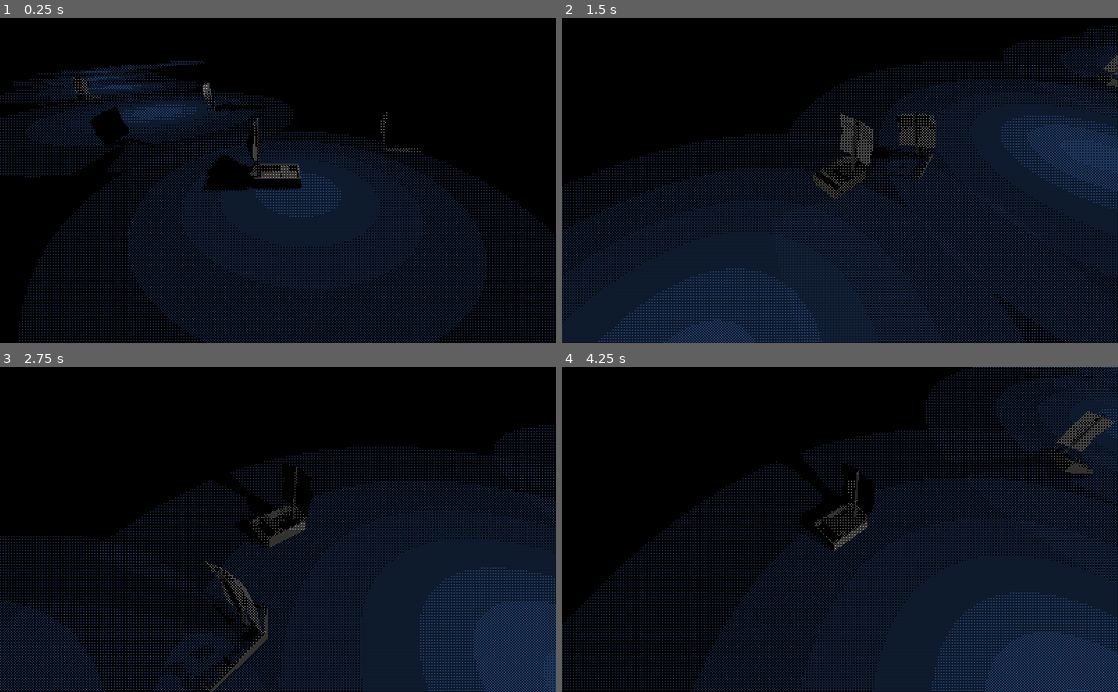
Above: before the commit, frames 1-4 (two rows, left to right).
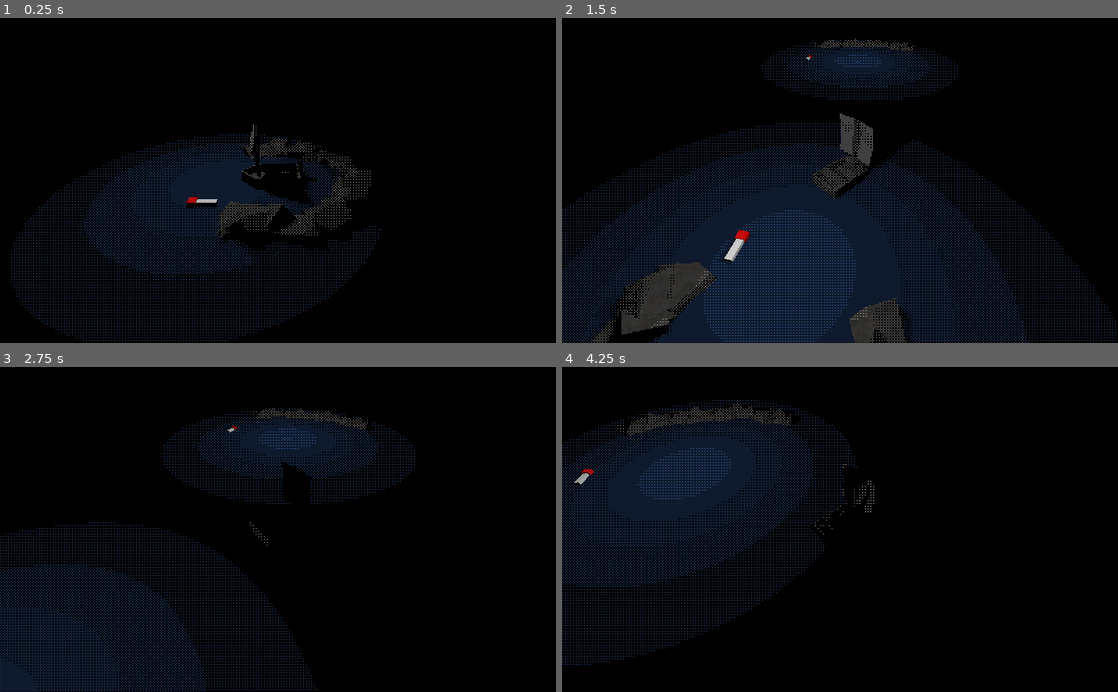
Above: after the commit, the same moments.

Repository: creikey/sailing
Game: Godot game, scene res://Main.tscn
Same seed, same stepped clock (60 frames per second), same inputs: the game is played once before the commit and once after it. The engine's default icon, where the game draws it, is replaced by a stand-in: a white triangle on a blue panel in a dark square.
Inputs (mouse positions are in pixels of both pictures, inside the frame that each line leads up to):
- Up to frame 1 (0.25 s): no input
- Up to frame 2 (1.5 s): tap Enter at 0.5 s; move the mouse to (962, 164) at 0.52 s; hold D (g_right) 0.53-1.28 s; hold Mouse wheel up (g_zoom_in) 0.53-1.28 s; click (962, 164) at 0.67 s; move the mouse to (812, 180) at 1.27 s; hold A (g_left) from 1.28 s (still down); tap Mouse wheel down (g_zoom_out) at 1.35 s
- Up to frame 3 (2.75 s): move the mouse to (289, 523) at 2.02 s; release A (g_left) at 2.03 s; hold D (g_right) from 2.03 s (still down); hold Mouse wheel up (g_zoom_in) from 2.03 s (still down)
- Up to frame 4 (4.25 s): move the mouse to (834, 536) at 2.77 s; release Mouse wheel up (g_zoom_in) at 2.78 s; tap Mouse wheel down (g_zoom_out) at 2.85 s; click (834, 536) at 2.92 s; move the mouse to (878, 532) at 3.52 s; release D (g_right) at 3.53 s; hold A (g_left) from 3.53 s (still down); hold Mouse wheel up (g_zoom_in) from 3.53 s (still down)

The runs differ from the first frame. In frame 1, 6.5% of the frame differs, in the area x 0-100%, y 13-100%; in frame 2, 9.6%; in frame 3, 11%; in frame 4, 13%, in the area x 0-100%, y 0-100%.

Commit message:
Vastly improve snake encounter and add snake sounds

Diff:
--- a/src/BrokenSailboat.tscn
+++ b/src/BrokenSailboat.tscn
@@ -1,5 +1,28 @@
-[gd_scene load_steps=2 format=2]
+[gd_scene load_steps=6 format=2]
 
 [ext_resource path="res://SailboatMesh.tscn" type="PackedScene" id=1]
+[ext_resource path="res://SailboatMesh.gd" type="Script" id=2]
 
-[node name="BrokenSailboat" instance=ExtResource( 1 )]
+[sub_resource type="OpenSimplexNoise" id=1]
+period = 6.9
+
+[sub_resource type="BoxShape" id=6]
+extents = Vector3( 1.88003, 0.560957, 1.30147 )
+
+[sub_resource type="BoxShape" id=7]
+extents = Vector3( 0.108159, 2.16648, 0.133129 )
+
+[node name="BrokenSailboat" type="Spatial"]
+script = ExtResource( 2 )
+_wind_noise = SubResource( 1 )
+
+[node name="StaticBody" type="StaticBody" parent="."]
+
+[node name="CollisionShape" type="CollisionShape" parent="StaticBody"]
+shape = SubResource( 6 )
+
+[node name="CollisionShape2" type="CollisionShape" parent="StaticBody"]
+transform = Transform( 1, 0, 0, 0, 1, 0, 0, 0, 1, 1.61561, 2.58615, 0 )
+shape = SubResource( 7 )
+
+[node name="SailboatMesh" parent="." instance=ExtResource( 1 )]
--- a/src/Level.tscn
+++ b/src/Level.tscn
@@ -7,10 +7,10 @@
 [ext_resource path="res://WindDirectionIndicator.gd" type="Script" id=5]
 [ext_resource path="res://LightSwitch.tscn" type="PackedScene" id=6]
 [ext_resource path="res://SnakeLane.gd" type="Script" id=7]
-[ext_resource path="res://SailboatMesh.tscn" type="PackedScene" id=8]
+[ext_resource path="res://BrokenSailboat.tscn" type="PackedScene" id=8]
 
 [sub_resource type="PlaneMesh" id=1]
-size = Vector2( 1000, 1000 )
+size = Vector2( 2500, 2500 )
 
 [sub_resource type="CubeMesh" id=2]
 size = Vector3( 2, 0.5, 0.5 )
@@ -166,53 +166,121 @@
 [node name="LanternLight" parent="SnakeLane" instance=ExtResource( 2 )]
 transform = Transform( 1, 0, 0, 0, 1, 0, 0, 0, 1, -5.47176, 8.69951, 0.122147 )
 omni_range = 29.9348
+off = true
+
+[node name="BrokenSailboat" parent="SnakeLane/LanternLight" instance=ExtResource( 8 )]
+transform = Transform( 0.634966, 0.0824144, -0.768132, 0.73701, 0.233445, 0.634287, 0.231591, -0.968871, 0.0874899, 4.16734, -10.9293, -9.09399 )
 
 [node name="LanternLight2" parent="SnakeLane" instance=ExtResource( 2 )]
 transform = Transform( 1, 0, 0, 0, 1, 0, 0, 0, 1, -41.2745, 8.69951, 0.122143 )
 shadow_bias = 0.45
 shadow_contact = 0.18
+off = true
+
+[node name="BrokenSailboat2" parent="SnakeLane/LanternLight2" instance=ExtResource( 8 )]
+transform = Transform( 0.0743252, -0.296907, 0.95201, 0.986917, -0.115064, -0.112936, 0.143074, 0.947949, 0.28447, 9.99057, -10.9293, 12.0961 )
+
+[node name="BrokenSailboat3" parent="SnakeLane/LanternLight2" instance=ExtResource( 8 )]
+transform = Transform( 0.255089, -0.962504, 0.0922864, 0.917795, 0.271059, 0.290138, -0.304274, 0.0106887, 0.952525, 2.00497, -10.9293, -13.6172 )
 
 [node name="LanternLight3" parent="SnakeLane" instance=ExtResource( 2 )]
 transform = Transform( 1, 0, 0, 0, 1, 0, 0, 0, 1, -82.8819, 8.69951, 0.122143 )
 shadow_bias = 0.45
 shadow_contact = 0.18
+off = true
+
+[node name="BrokenSailboat3" parent="SnakeLane/LanternLight3" instance=ExtResource( 8 )]
+transform = Transform( 0.255089, -0.962504, 0.0922864, 0.917795, 0.271059, 0.290138, -0.304274, 0.0106887, 0.952525, 2.00497, -10.9293, -13.6172 )
+
+[node name="BrokenSailboat4" parent="SnakeLane/LanternLight3" instance=ExtResource( 8 )]
+transform = Transform( 0.904156, -0.425844, -0.0340356, 0.343248, 0.771592, -0.535563, 0.254328, 0.47255, 0.84381, 6.40332, -10.4041, 14.5595 )
+
+[node name="BrokenSailboat5" parent="SnakeLane/LanternLight3" instance=ExtResource( 8 )]
+transform = Transform( 0.358109, -0.379185, 0.853216, 0.285971, -0.825359, -0.486831, 0.888807, 0.418334, -0.187133, -6.73969, -7.94344, 9.11136 )
 
 [node name="LanternLight4" parent="SnakeLane" instance=ExtResource( 2 )]
 transform = Transform( 1, 0, 0, 0, 1, 0, 0, 0, 1, -117.344, 8.69951, 0.122143 )
 shadow_bias = 0.45
 shadow_contact = 0.18
+off = true
+
+[node name="BrokenSailboat5" parent="SnakeLane/LanternLight4" instance=ExtResource( 8 )]
+transform = Transform( 0.94554, 0.325486, 0.00360379, 0.285971, -0.825359, -0.486831, -0.155482, 0.461349, -0.873489, -6.73969, -7.94344, 9.11136 )
+
+[node name="BrokenSailboat6" parent="SnakeLane/LanternLight4" instance=ExtResource( 8 )]
+transform = Transform( 0.941748, 0.148228, 0.301894, 0.285971, -0.825359, -0.486831, 0.177009, 0.544805, -0.819668, 6.05984, -7.88466, -8.84628 )
+
+[node name="BrokenSailboat7" parent="SnakeLane/LanternLight4" instance=ExtResource( 8 )]
+transform = Transform( 0.948215, -0.214086, -0.234641, -0.268627, -0.146308, -0.952069, 0.169494, 0.965796, -0.196241, 11.5637, -8.06871, 7.89153 )
 
 [node name="LanternLight5" parent="SnakeLane" instance=ExtResource( 2 )]
-transform = Transform( 1, 0, 2.98023e-08, 0, 1, 0, -2.98023e-08, 0, 1, -158.649, 8.69951, -5.99619 )
-shadow_bias = 0.45
-shadow_contact = 0.18
+transform = Transform( 1, 0, 2.98023e-08, 0, 1, 0, -2.98023e-08, 0, 1, -162.729, 8.69951, -5.21689 )
+shadow_bias = 0.45
+shadow_contact = 0.18
+off = true
+
+[node name="BrokenSailboat5" parent="SnakeLane/LanternLight5" instance=ExtResource( 8 )]
+transform = Transform( 0.358109, -0.379185, 0.853216, 0.285971, -0.825359, -0.486831, 0.888807, 0.418334, -0.187133, 6.56137, -7.94344, 10.0713 )
+
+[node name="BrokenSailboat6" parent="SnakeLane/LanternLight5" instance=ExtResource( 8 )]
+transform = Transform( 0.716194, 0.0915675, -0.691869, 0.267268, -0.951766, 0.150701, -0.644697, -0.292846, -0.706122, 5.23138, -7.94344, -4.67406 )
+
+[node name="BrokenSailboat7" parent="SnakeLane/LanternLight5" instance=ExtResource( 8 )]
+transform = Transform( -0.177583, -0.20236, -0.963077, 0.267268, -0.951766, 0.150701, -0.947118, -0.230638, 0.223103, 1.56555, -8.30304, -17.4186 )
 
 [node name="LanternLight6" parent="SnakeLane" instance=ExtResource( 2 )]
-transform = Transform( 1, 0, 2.98023e-08, 0, 1, 0, -2.98023e-08, 0, 1, -189.58, 8.69951, -28.8168 )
-shadow_bias = 0.45
-shadow_contact = 0.18
+transform = Transform( 1, 0, 2.98023e-08, 0, 1, 0, -2.98023e-08, 0, 1, -189.223, 8.69951, 29.1053 )
+shadow_bias = 0.45
+shadow_contact = 0.18
+off = true
+
+[node name="BrokenSailboat7" parent="SnakeLane/LanternLight6" instance=ExtResource( 8 )]
+transform = Transform( -0.835752, -0.472421, -0.279889, 0.478195, -0.876719, 0.051906, -0.269905, -0.090461, 0.958629, -11.6102, -8.94252, -13.94 )
+
+[node name="BrokenSailboat8" parent="SnakeLane/LanternLight6" instance=ExtResource( 8 )]
+transform = Transform( -0.248879, -0.25394, 0.934654, 0.40947, -0.90212, -0.136068, 0.877721, 0.348848, 0.328499, 0.358063, -8.94252, 0.560547 )
+
+[node name="BrokenSailboat9" parent="SnakeLane/LanternLight6" instance=ExtResource( 8 )]
+transform = Transform( -0.310734, 0.065344, 0.94825, -0.0414316, -0.997618, 0.0551695, 0.949594, -0.0221442, 0.312701, -5.83731, -6.96369, -8.12 )
+
+[node name="BrokenSailboat10" parent="SnakeLane/LanternLight6" instance=ExtResource( 8 )]
+transform = Transform( -0.462622, -0.422653, 0.779326, 0.713238, -0.69954, 0.0440081, 0.526569, 0.576202, 0.625075, 9.76755, -8.65861, 9.46933 )
+
+[node name="BrokenSailboat11" parent="SnakeLane/LanternLight6" instance=ExtResource( 8 )]
+transform = Transform( -0.181008, -0.24448, -0.952612, 0.713238, -0.69954, 0.0440081, -0.677148, -0.671472, 0.300995, 15.2124, -8.29665, 14.6265 )
 
 [node name="LanternLight7" parent="SnakeLane" instance=ExtResource( 2 )]
-transform = Transform( 1, 0, 2.98023e-08, 0, 1, 0, -2.98023e-08, 0, 1, -210.179, 8.69951, -66.4639 )
-shadow_bias = 0.45
-shadow_contact = 0.18
+transform = Transform( 1, 0, 2.98023e-08, 0, 1, 0, -2.98023e-08, 0, 1, -222.558, 8.69951, 64.6925 )
+shadow_bias = 0.45
+shadow_contact = 0.18
+off = true
 
 [node name="LanternLight8" parent="SnakeLane" instance=ExtResource( 2 )]
-transform = Transform( 1, 0, 2.98023e-08, 0, 1, 0, -2.98023e-08, 0, 1, -256.671, 8.69951, -90.749 )
-shadow_bias = 0.45
-shadow_contact = 0.18
-
-[node name="SailboatMesh" parent="SnakeLane" instance=ExtResource( 8 )]
-transform = Transform( -0.859438, -0.226318, -0.458418, -0.101546, 0.954381, -0.280794, 0.501054, -0.194774, -0.843213, -4.40396, -0.474349, -15.3661 )
-
-[node name="SailboatMesh2" parent="SnakeLane" instance=ExtResource( 8 )]
-transform = Transform( -0.861927, 0.201445, -0.465299, 0.0903859, 0.964035, 0.249933, 0.498913, 0.173368, -0.849135, -24.8125, -0.474348, 7.77432 )
-
-[node name="SailboatMesh3" parent="SnakeLane" instance=ExtResource( 8 )]
-transform = Transform( 0.00554517, -0.26922, -0.963063, -0.0970899, 0.958382, -0.268471, 0.995261, 0.0949923, -0.0208242, -36.6299, 0.126247, -10.14 )
-
-[node name="SailboatMesh4" parent="SnakeLane" instance=ExtResource( 8 )]
-transform = Transform( -0.761071, -0.245317, -0.600493, -0.0970899, 0.958382, -0.268471, 0.641363, -0.146024, -0.753215, -66.4887, -0.0112629, 7.89484 )
+transform = Transform( 1, 0, 2.98023e-08, 0, 1, 0, -2.98023e-08, 0, 1, -272.09, 8.69951, 120.064 )
+shadow_bias = 0.45
+shadow_contact = 0.18
+off = true
+
+[node name="LanternLight9" parent="SnakeLane" instance=ExtResource( 2 )]
+transform = Transform( 1, 0, 2.98023e-08, 0, 1, 0, -2.98023e-08, 0, 1, -348.477, 8.69951, 208.822 )
+shadow_bias = 0.45
+shadow_contact = 0.18
+off = true
+
+[node name="LanternLight10" parent="SnakeLane" instance=ExtResource( 2 )]
+transform = Transform( 1, 0, 2.98023e-08, 0, 1, 0, -2.98023e-08, 0, 1, -435.772, 8.69951, 310.255 )
+shadow_bias = 0.45
+shadow_contact = 0.18
+off = true
+
+[node name="LanternLight11" parent="SnakeLane" instance=ExtResource( 2 )]
+transform = Transform( 1, 0, 2.98023e-08, 0, 1, 0, -2.98023e-08, 0, 1, -519.558, 8.69951, 408.905 )
+shadow_bias = 0.45
+shadow_contact = 0.18
+off = true
+
+[node name="Snake" parent="SnakeLane" instance=ExtResource( 4 )]
+transform = Transform( -0.778637, -0.0118269, -0.627362, 1.64779e-09, 0.999822, -0.0188484, 0.627474, -0.0146761, -0.778499, -120.617, -5.32101, -27.3707 )
 
 [node name="Rocks" type="Spatial" parent="."]
 
@@ -350,11 +418,8 @@
 [node name="Rock4" parent="Rocks/RockGroup5" instance=ExtResource( 3 )]
 transform = Transform( -0.833498, -0.016655, 0.552271, 0.190223, -0.94709, 0.258527, 0.518744, 0.320537, 0.792566, 6.87302, -0.0241094, 0.272573 )
 
+[node name="Spawnpoint" type="Position3D" parent="."]
+transform = Transform( -1, 0, -8.74228e-08, 0, 1, 0, 8.74228e-08, 0, -1, 0, 0, 0 )
+
 [node name="Spawnpoint3" type="Position3D" parent="."]
-transform = Transform( -1, 0, -8.74228e-08, 0, 1, 0, 8.74228e-08, 0, -1, 0, 0, 0 )
-
-[node name="Snake" parent="." instance=ExtResource( 4 )]
-transform = Transform( -0.983508, 0.00340897, 0.18083, 1.64779e-09, 0.999822, -0.0188484, -0.180862, -0.0185376, -0.983333, -242.021, -5.321, -100.373 )
-
-[node name="Spawnpoint" type="Position3D" parent="."]
-transform = Transform( -1, 0, -8.74228e-08, 0, 1, 0, 8.74228e-08, 0, -1, -235.906, 0, -47.2828 )
+transform = Transform( -1, 0, -8.74228e-08, 0, 1, 0, 8.74228e-08, 0, -1, -269.599, -3.8147e-06, -81.7497 )
--- a/src/SailBoatMesh.gd
+++ b/src/SailBoatMesh.gd
@@ -20,7 +20,7 @@
 
 func _process(delta):
 	_t += delta
-	$Mast/Sail.set("blend_shapes/Key 1", (_wind_noise.get_noise_1d(_t*5.0))*0.1 + clamp(wind_influence, 0.0, 1.0))
+#	$Mast/Sail.set("blend_shapes/Key 1", (_wind_noise.get_noise_1d(_t*5.0))*0.1 + clamp(wind_influence, 0.0, 1.0))
 #	print($Mast/Sail.get("blend_shapes/Key 1"))
 	#rotation.x = sin(_t*1.0 + cos(_t*0.5))*0.1
 	#rotation.y = cos(_t*0.9 + sin(_t*0.5 + cos(_t*0.5)))*0.07
--- a/src/Sailboat.gd
+++ b/src/Sailboat.gd
@@ -49,7 +49,7 @@
 		emit_signal("dead")
 		_dying = true
 	if lights_in <= 0:
-		_health -= delta/2.0
+		_health -= delta/4.0
 	else:
 		_health += delta/8.0
 		_health = clamp(_health, 0.0, 1.0)
--- a/src/Snake.gd
+++ b/src/Snake.gd
@@ -1,10 +1,14 @@
 extends Spatial
+
+const max_range: float = 330.0
 
 onready var _detector: Area = $PlayerDetectionArea
 onready var _body: Area = $CenterPivot/BodyArea
 
+onready var _initial_pos = global_transform.origin
 onready var _base_height = translation.y
 var _cur_movement := Vector3() # for keeping the direction of movement when in air
+var _detected_player: Spatial = null
 
 func _ready():
 	$AnimationTree.active = true # so animation in editor doesn't pollute git log
@@ -12,33 +16,41 @@
 # ugly damage code. sad!
 var _counter: float = 0.0
 func _physics_process(delta):
-	var detected_player: Spatial = null
+	_detected_player = null
 	for b in _detector.get_overlapping_bodies():
 		if b.is_in_group("players"):
-			detected_player = b
+			_detected_player = b
 			break
-	if detected_player != null: # player nearby
-		var to_player: Vector3 = detected_player.global_transform.origin - global_transform.origin
-		look_at(detected_player.global_transform.origin, Vector3(0.0, 1.0, 0.0))
+	if _detected_player != null and _detected_player.global_transform.origin.distance_to(_initial_pos) < max_range: # player nearby
+		translation.y = lerp(translation.y, _base_height, delta*3.0)
+		var to_player: Vector3 = _detected_player.global_transform.origin - global_transform.origin
+
 #		print(to_player.length())
 		var movement_direction: Vector3 = to_player.normalized()
 		movement_direction.y = 0.0
 		if $AnimationTree.get("parameters/playback").get_current_node() == "attack": # just let it play
+			_cur_movement = lerp(_cur_movement, movement_direction, delta)
 			movement_direction = _cur_movement
-		elif to_player.length() < 20.0: # leap range, attack!
+		elif to_player.length() < 40.0: # leap range, attack!
+
 			$AnimationTree.set("parameters/conditions/attack", true)
-			_cur_movement = movement_direction
+			$AnimationTree.set("parameters/conditions/not attacking", false)
+
 
 #			$AnimationPlayer.play("attack")
 #			$AnimationPlayer.queue("idle")
 		else:
-			pass
+			look_at(_detected_player.global_transform.origin, Vector3(0.0, 1.0, 0.0))
 			$AnimationTree.set("parameters/conditions/attack", false)
+			$AnimationTree.set("parameters/conditions/not attacking", true)
 
-		global_transform.origin += movement_direction * 8.0 * delta
+		global_transform.origin += movement_direction * 12.0 * delta
 	else:
-		pass
-#		translation.y = _base_height - 1.0
+		$AnimationTree.set("parameters/conditions/attack", false)
+		$AnimationTree.set("parameters/conditions/not attacking", true)
+		if translation.y <= _base_height - 4.0:
+			global_transform.origin = lerp(global_transform.origin, _initial_pos, delta/2.0)
+		translation.y = lerp(translation.y, _base_height - 5.0, 2.0 * delta)
 
 	if true: # damage doing stuff
 		var player = null
@@ -53,3 +65,10 @@
 				player.damage(0.9)
 		else:
 			_counter = 0.51
+
+func attacking(): # called from the attack animation
+	if _detected_player == null:
+		return
+	look_at(_detected_player.global_transform.origin, Vector3(0.0, 1.0, 0.0))
+	$SplashPlayer.play()
+	_cur_movement = (_detected_player.global_transform.origin - global_transform.origin).normalized()
--- a/src/Snake.tscn
+++ b/src/Snake.tscn
@@ -1,20 +1,23 @@
-[gd_scene load_steps=14 format=2]
+[gd_scene load_steps=16 format=2]
 
 [ext_resource path="res://MeshSnake.tscn" type="PackedScene" id=1]
 [ext_resource path="res://Snake.gd" type="Script" id=2]
+[ext_resource path="res://99S LT Impact - Splash Underwater C.wav" type="AudioStream" id=3]
+[ext_resource path="res://vibrating.ogg" type="AudioStream" id=4]
 
 [sub_resource type="BoxShape" id=1]
-extents = Vector3( 1.01433, 1, 2.59209 )
+extents = Vector3( 1.01433, 0.548596, 2.59209 )
 
 [sub_resource type="BoxShape" id=2]
-extents = Vector3( 1.01433, 1, 1.44365 )
+extents = Vector3( 1.01433, 0.455943, 1.44365 )
 
 [sub_resource type="SphereShape" id=3]
-radius = 112.979
-
-[sub_resource type="Animation" id=5]
+radius = 73.638
+
+[sub_resource type="Animation" id=4]
 resource_name = "attack"
 length = 3.5
+loop = true
 tracks/0/type = "bezier"
 tracks/0/path = NodePath("CenterPivot:translation:x")
 tracks/0/interp = 1
@@ -32,8 +35,8 @@
 tracks/1/imported = false
 tracks/1/enabled = true
 tracks/1/keys = {
-"points": PoolRealArray( -2.38, -0.25, 0, 0, -0.031301, -4.844, -0.25, 0, 0, 0, 4.47843, -0.68, -0.0301895, 0.88, 0.0150952, -7.43983, -0.02, -0.0626016, 0.25, 0 ),
-"times": PoolRealArray( 0, 0.8, 1.9, 3 )
+"points": PoolRealArray( -4.844, -0.25, 0, 0, 0, 4.47843, -0.68, -0.0301895, 0.88, 0.0150952, -7.43983, -0.02, -0.0626016, 0.25, 0 ),
+"times": PoolRealArray( 0.8, 1.9, 3 )
 }
 tracks/2/type = "bezier"
 tracks/2/path = NodePath("CenterPivot:translation:z")
@@ -52,8 +55,8 @@
 tracks/3/imported = false
 tracks/3/enabled = true
 tracks/3/keys = {
-"points": PoolRealArray( 0.0103292, -0.25, 0, 0.05, 16.6582, 50.0033, -0.25, 0, 0.25, 0, -119.106, -0.25, 0, 0.25, 0 ),
-"times": PoolRealArray( 0, 0.9, 3 )
+"points": PoolRealArray( 50.0033, -0.25, 0, 0.25, 0, -119.106, -0.25, 0, 0.25, 0 ),
+"times": PoolRealArray( 0.9, 3 )
 }
 tracks/4/type = "bezier"
 tracks/4/path = NodePath("CenterPivot:rotation_degrees:y")
@@ -75,9 +78,22 @@
 "points": PoolRealArray( 0, -0.25, 0, 0.25, 0 ),
 "times": PoolRealArray( 0 )
 }
-
-[sub_resource type="Animation" id=4]
-resource_name = "idle"
+tracks/6/type = "method"
+tracks/6/path = NodePath(".")
+tracks/6/interp = 1
+tracks/6/loop_wrap = true
+tracks/6/imported = false
+tracks/6/enabled = true
+tracks/6/keys = {
+"times": PoolRealArray( 0 ),
+"transitions": PoolRealArray( 1 ),
+"values": [ {
+"args": [  ],
+"method": "attacking"
+} ]
+}
+
+[sub_resource type="Animation" id=5]
 length = 4.0
 loop = true
 tracks/0/type = "bezier"
@@ -97,7 +113,7 @@
 tracks/1/imported = false
 tracks/1/enabled = true
 tracks/1/keys = {
-"points": PoolRealArray( -2.355, -0.25, 0, 0.25, 0, 0.713977, -0.25, 0, 0.25, 0, -2.171, -0.25, 0, 0.25, 0 ),
+"points": PoolRealArray( -0.5, -0.25, 0, 0.25, 0, 0.713977, -0.25, 0, 0.25, 0, -0.5, -0.25, 0, 0.25, 0 ),
 "times": PoolRealArray( 0, 2, 4 )
 }
 tracks/2/type = "bezier"
@@ -141,38 +157,38 @@
 "times": PoolRealArray( 0 )
 }
 
-[sub_resource type="AnimationNodeAnimation" id=8]
+[sub_resource type="AnimationNodeAnimation" id=6]
 animation = "attack"
 
-[sub_resource type="AnimationNodeAnimation" id=9]
+[sub_resource type="AnimationNodeAnimation" id=7]
 animation = "idle"
 
-[sub_resource type="AnimationNodeStateMachineTransition" id=10]
+[sub_resource type="AnimationNodeStateMachineTransition" id=8]
 advance_condition = "attack"
 xfade_time = 0.5
 
-[sub_resource type="AnimationNodeStateMachineTransition" id=11]
+[sub_resource type="AnimationNodeStateMachineTransition" id=9]
 switch_mode = 2
-auto_advance = true
-xfade_time = 0.65
-
-[sub_resource type="AnimationNodeStateMachine" id=6]
-states/attack/node = SubResource( 8 )
+advance_condition = "not attacking"
+xfade_time = 0.33
+
+[sub_resource type="AnimationNodeStateMachine" id=10]
+states/attack/node = SubResource( 6 )
 states/attack/position = Vector2( 521, 183 )
-states/idle/node = SubResource( 9 )
+states/idle/node = SubResource( 7 )
 states/idle/position = Vector2( 367, 152 )
-transitions = [ "idle", "attack", SubResource( 10 ), "attack", "idle", SubResource( 11 ) ]
+transitions = [ "idle", "attack", SubResource( 8 ), "attack", "idle", SubResource( 9 ) ]
 start_node = "idle"
-graph_offset = Vector2( -221, 65 )
-
-[sub_resource type="AnimationNodeStateMachinePlayback" id=7]
+graph_offset = Vector2( -121, 78 )
+
+[sub_resource type="AnimationNodeStateMachinePlayback" id=11]
 
 [node name="Snake" type="Spatial"]
 transform = Transform( 1, 0, 0, 0, 1, 0, 0, 0, 0.999999, 0, -5.32567, 0 )
 script = ExtResource( 2 )
 
 [node name="CenterPivot" type="Spatial" parent="."]
-transform = Transform( 1, 0, 0, 0, 1, 0, 0, 0, 0.999999, 0, 0.438765, 0 )
+transform = Transform( 1, 0, 0, 0, 1, 0, 0, 0, 0.999999, 0, -0.5, 0 )
 
 [node name="BodyArea" type="Area" parent="CenterPivot"]
 
@@ -206,11 +222,24 @@
 
 [node name="AnimationPlayer" type="AnimationPlayer" parent="."]
 autoplay = "idle"
-anims/attack = SubResource( 5 )
-anims/idle = SubResource( 4 )
+anims/attack = SubResource( 4 )
+anims/idle = SubResource( 5 )
 
 [node name="AnimationTree" type="AnimationTree" parent="."]
-tree_root = SubResource( 6 )
+tree_root = SubResource( 10 )
 anim_player = NodePath("../AnimationPlayer")
-parameters/playback = SubResource( 7 )
+parameters/playback = SubResource( 11 )
 parameters/conditions/attack = false
+"parameters/conditions/not attacking" = false
+
+[node name="SplashPlayer" type="AudioStreamPlayer3D" parent="."]
+transform = Transform( 1, 0, 0, 0, 1, 0, 0, 0, 1, 0, 5.30876, -4.45497 )
+stream = ExtResource( 3 )
+unit_db = 14.247
+
+[node name="Ambience" type="AudioStreamPlayer3D" parent="."]
+transform = Transform( 1, 0, 0, 0, 1, 0, 0, 0, 1, 0, 5.14556, -4.9985 )
+stream = ExtResource( 4 )
+unit_db = 9.914
+autoplay = true
+max_distance = 100.0
Not shown, added: src/99S LT Impact - Splash Underwater C.wav.import
Binary file changed: src/Sailboat.glb
Not shown: 2 places in src/SailboatMesh.tscn that only renumber resources
Not shown, added: src/vibrating.ogg.import
Not shown, added: src/99S LT Impact - Splash Underwater C.wav
Not shown, changed: src/Sailboat.blend
Not shown, changed: src/Snake.blend
Not shown, added: src/vibrating.ogg
